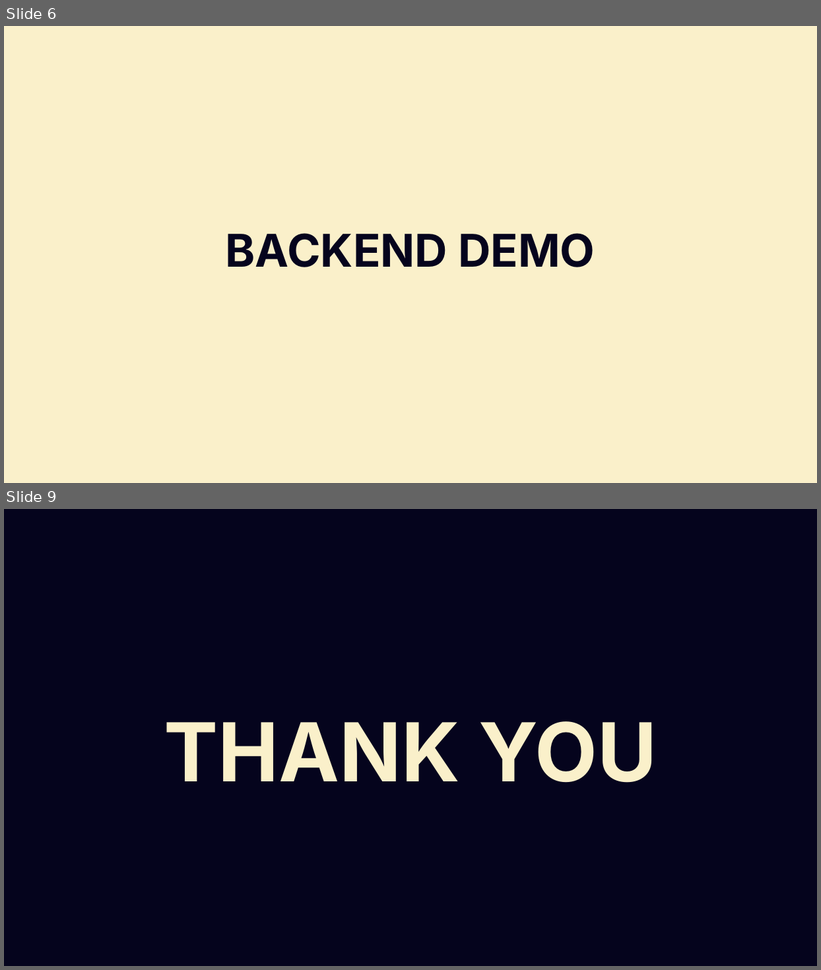
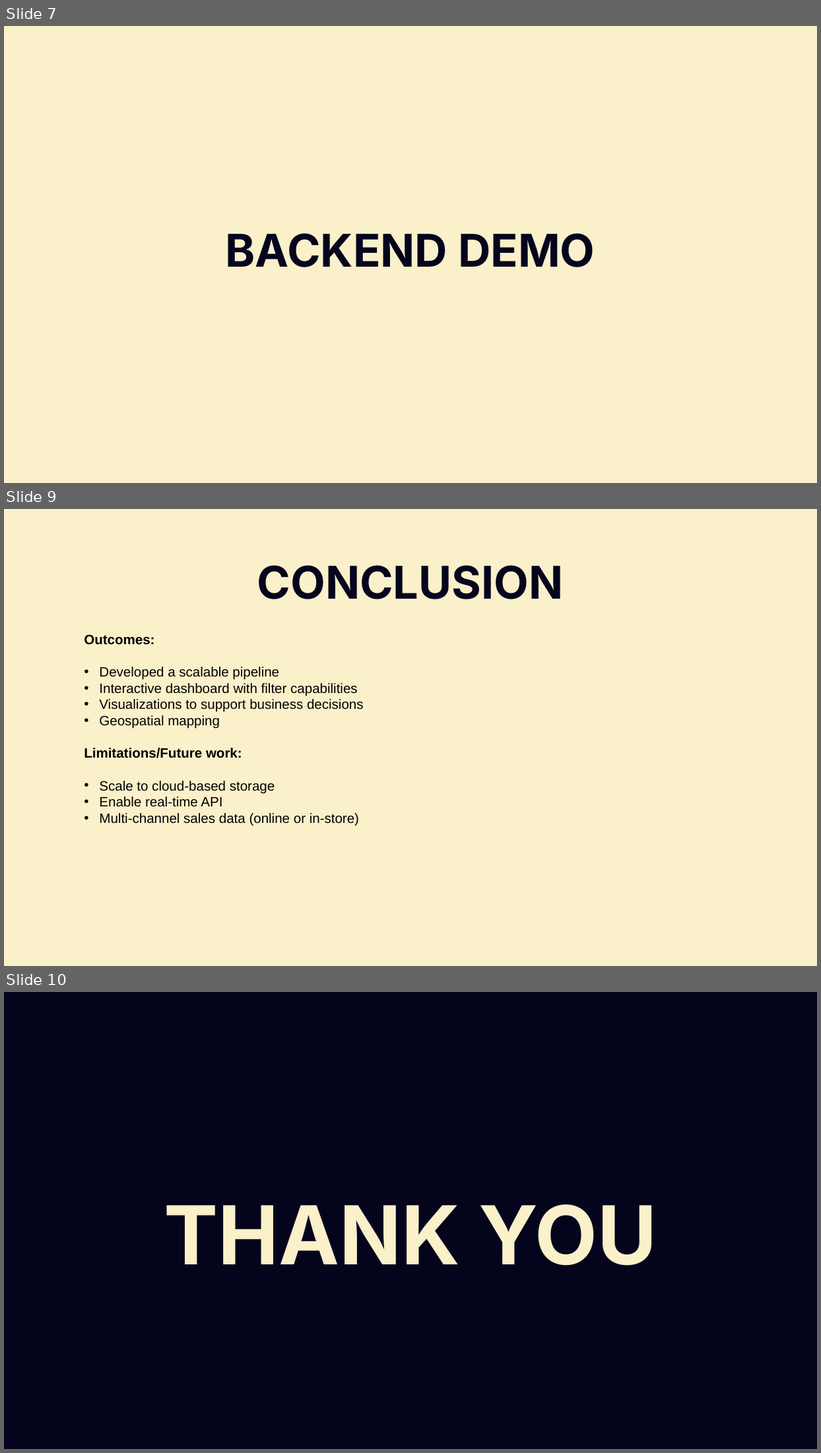
Before and after one commit to nair-j-karthik/DS-5110, a slide deck: Final Presenation DS5110.pptx. Shown one above the other, each under a label of ours: slides 6 and 9 before the commit, slides 7, 9 and 10 after it; the slides between them are not shown. The pictures are 821x970 and 821x1453 pixels, drawn with LibreOffice and Linux fonts; fonts in the diff are those of the drawing; background and template pictures are left out. Boxes give left, top, right and bottom in pixels: in the first picture for what was removed or moved away, otherwise in the second. Text is boxed around its words. In the diff, an @@ line names an element or a change of style, - is before the commit and + after.

```diff
--- a/Final Presenation DS5110.pptx
+++ b/Final Presenation DS5110.pptx
@@ slide 9 added at [4, 509, 817, 966], background #FAF0CA @@
@@ text added at [257, 565, 563, 599], 80 pt, text #05041D, bold @@
+CONCLUSION
@@ text added at [84, 634, 364, 826], 24 pt, text #000000 @@
+Outcomes:
+• Developed a scalable pipeline
+• Interactive dashboard with filter capabilities
+• Visualizations to support business decisions
+• Geospatial mapping
+Limitations/Future work:
+• Scale to cloud-based storage
+• Enable real-time API
+• Multi-channel sales data (online or in-store)
@@ what was slide 6 is now slide 7 @@
@@ what was slide 9 is now slide 10 @@
```
Also in this commit, not shown: 3 slides changed, 2 other slides added, 2 slides removed.
